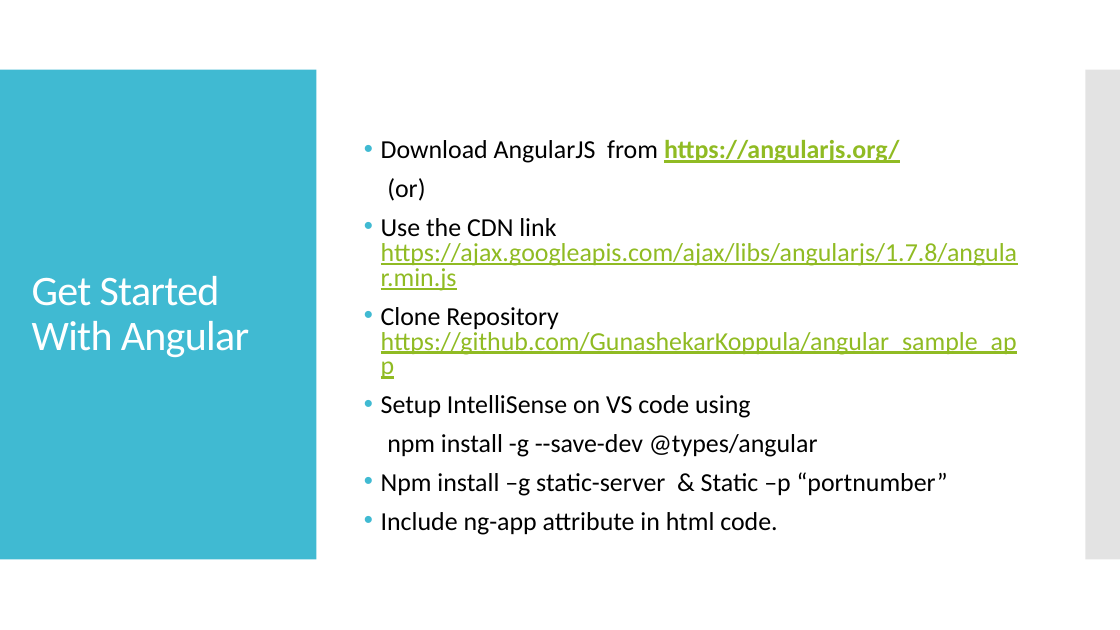
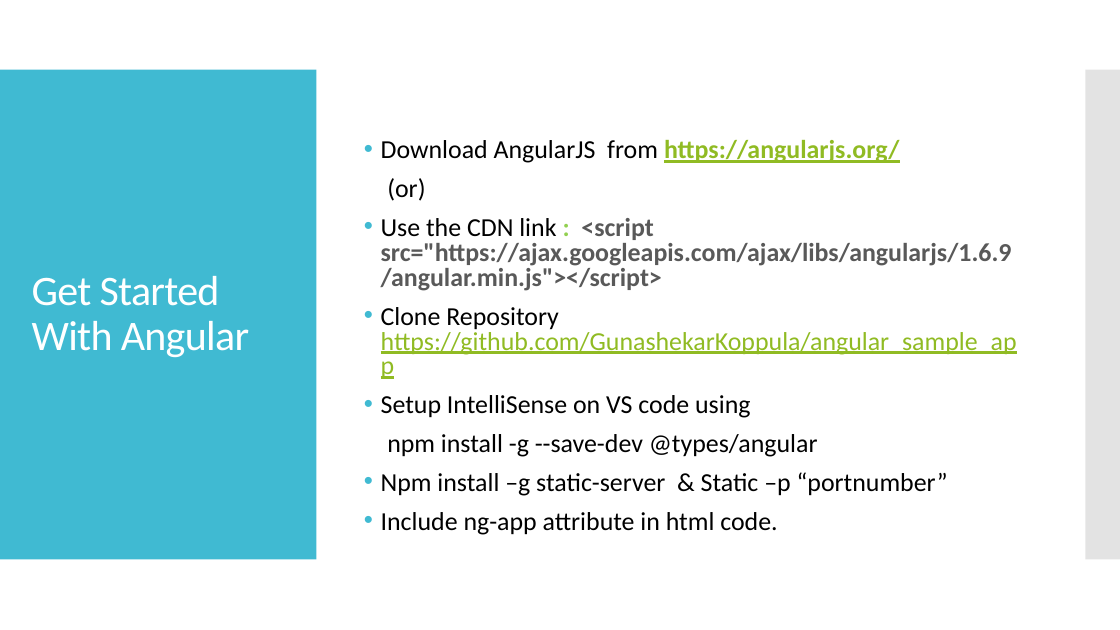
Before and after one commit to webelf000/angular_sample_app, a slide deck: slide 5 of Angular JS - Workshop.pptx. Drawn at 1120x630 pixels with LibreOffice and Linux fonts; fonts in the diff are those of the drawing. Boxes give left, top, right and bottom in pixels: in the first picture for what was removed or moved away, otherwise in the second. Text is boxed around its words. In the diff, an @@ line names an element or a change of style, - is before the commit and + after.

Commit message:
ppt change

```diff
--- a/Angular JS - Workshop.pptx
+++ b/Angular JS - Workshop.pptx
@@ text at bbox=[381, 218, 1012, 291]: text changed; text colour #90BB23 to #595959; bold on @@
-• Use the CDN link https://ajax.googleapis.com/ajax/libs/angularjs/1.7.8/angular.min.js
+• Use the CDN link : <script src="https://ajax.googleapis.com/ajax/libs/angularjs/1.6.9/angular.min.js"></script>
```
Also in this commit, not shown: 1 other slide changed, 1 slide added, 1 other file.
